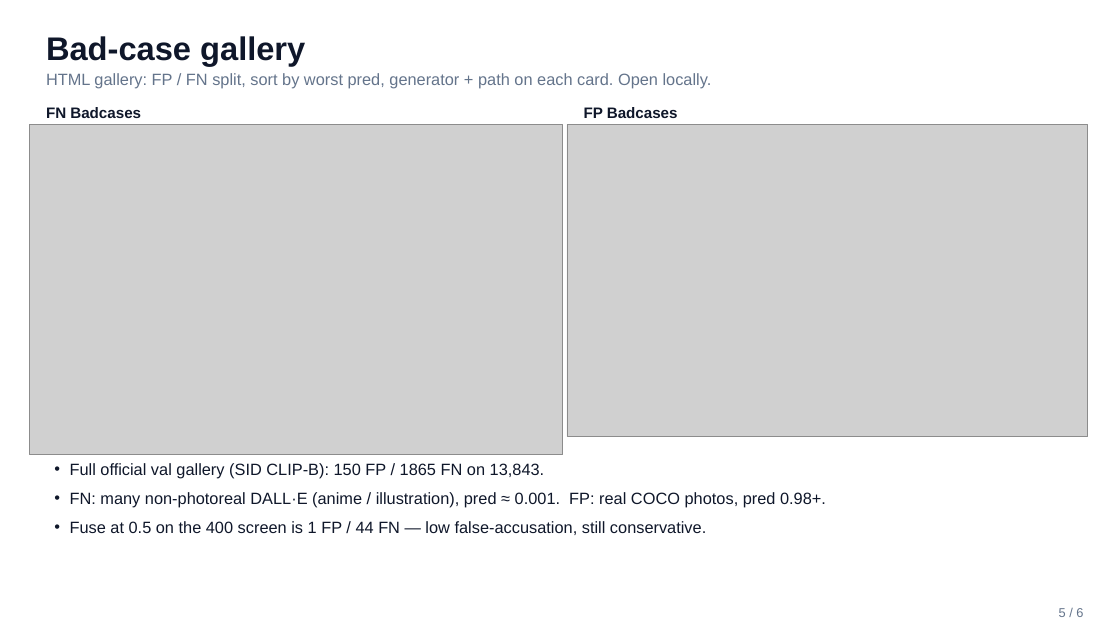
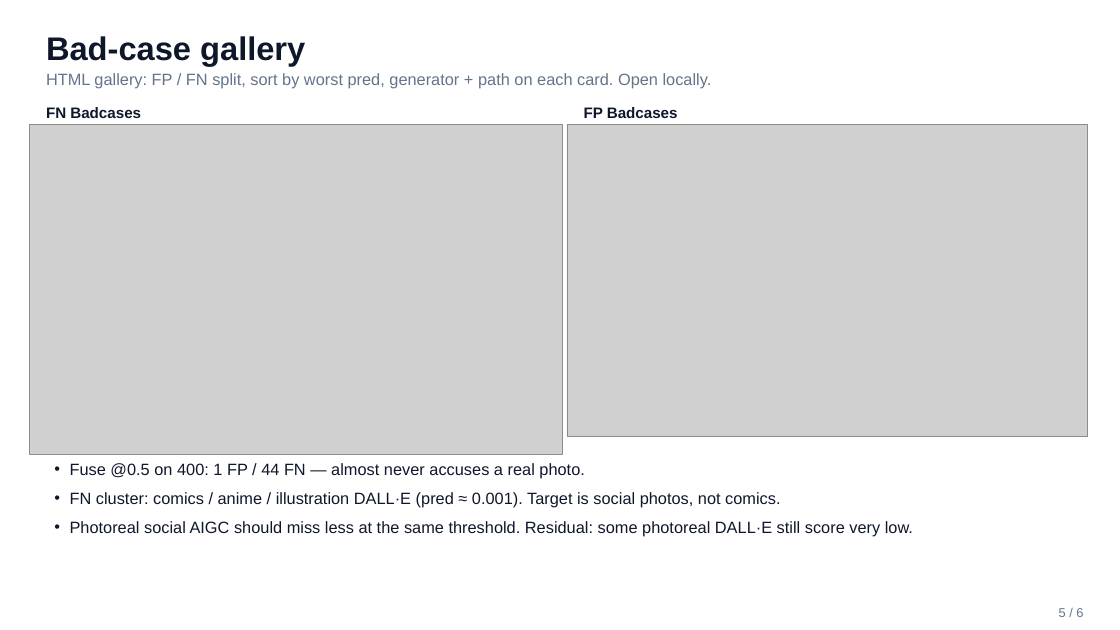
Before and after one commit to chi030303/tiktok-techjam-aigc-detect, a slide deck: slide 5 of docs/slides/TechJam_Challenge5_demo.pptx. Drawn at 1120x630 pixels with LibreOffice and Linux fonts; fonts in the diff are those of the drawing; grey boxes stand for pictures. Boxes give left, top, right and bottom in pixels: in the first picture for what was removed or moved away, otherwise in the second. Text is boxed around its words. In the diff, an @@ line names an element or a change of style, - is before the commit and + after.

```diff
--- a/docs/slides/TechJam_Challenge5_demo.pptx
+++ b/docs/slides/TechJam_Challenge5_demo.pptx
@@ text at (x1=70, y1=463, x2=913, y2=537): text changed @@
-• Full official val gallery (SID CLIP-B): 150 FP / 1865 FN on 13,843.
-• FN: many non-photoreal DALL·E (anime / illustration), pred ≈ 0.001. FP: real COCO photos, pred 0.98+.
-• Fuse at 0.5 on the 400 screen is 1 FP / 44 FN — low false-accusation, still conservative.
+• Fuse @0.5 on 400: 1 FP / 44 FN — almost never accuses a real photo.
+• FN cluster: comics / anime / illustration DALL·E (pred ≈ 0.001). Target is social photos, not comics.
+• Photoreal social AIGC should miss less at the same threshold. Residual: some photoreal DALL·E still score very low.
```
Also in this commit, not shown: 1 other slide changed, 18 other files.
